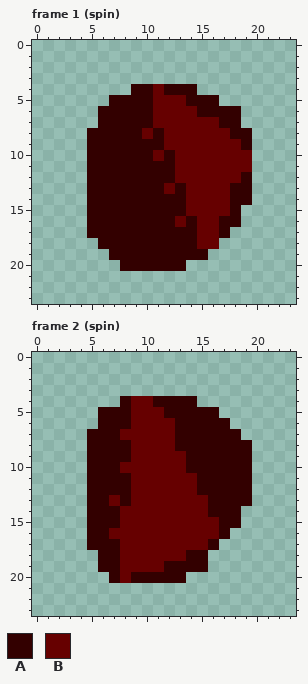
Two states of a pixel-art file, assets/mediumAsteroid.ase. The picture above was drawn from the file before the commit.
24x24 pixels, 10 frames. Shown: frame 1 (spin), frame 2 (spin). The commit also changed other frames, which this record leaves out.
Palette (. is transparent): A #330000  B #660000
Pixels before, frame 1 (spin), first column x 5:
 4 ....AABAAA.....
 5 ..AAAABBBAAA...
 6 .AAAAABBBBAAAA.
 7 .AAAAABBBBBBAA.
 8 AAAAABABBBBBBAA
 9 AAAAAAABBBBBBBA
10 AAAAAABABBBBBBB
11 AAAAAAAABBBBBBB
12 AAAAAAAABBBBBBA
13 AAAAAAABABBBBAA
14 AAAAAAAAABBBBAA
15 AAAAAAAAABBBBA.
16 AAAAAAAABABBAA.
17 AAAAAAAAAABBA..
18 .AAAAAAAAABB...
19 ..AAAAAAAAA....
20 ...AAAAAA......
Pixels before, frame 2 (spin), first column x 5:
 4 ...ABBAAAA.....
 5 .AAABBBAAAAA...
 6 .AAABBBBAAAAA..
 7 AAABBBBBAAAAAA.
 8 AAAABBBBAAAAAAA
 9 AAAABBBBBAAAAAA
10 AAABBBBBBAAAAAA
11 AAAABBBBBBAAAAA
12 AAAABBBBBBAAAAA
13 AABABBBBBBBAAAA
14 AAABBBBBBBBAAA.
15 AAABBBBBBBBBAA.
16 AABBBBBBBBBBA..
17 AAABBBBBBBBA...
18 .AABBBBBBAA....
19 .AABBBBAAAA....
20 ..ABAAAAA......
New version:
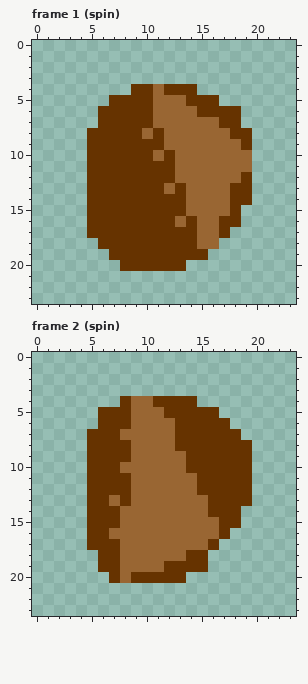
Changes in this commit:
colour A: #330000 -> #663300
colour B: #660000 -> #996633
Changed places in both pictures, as pixel boxes (x1, y1, x2, y2):
changed: (87, 84, 252, 271)
changed: (87, 396, 252, 583)
